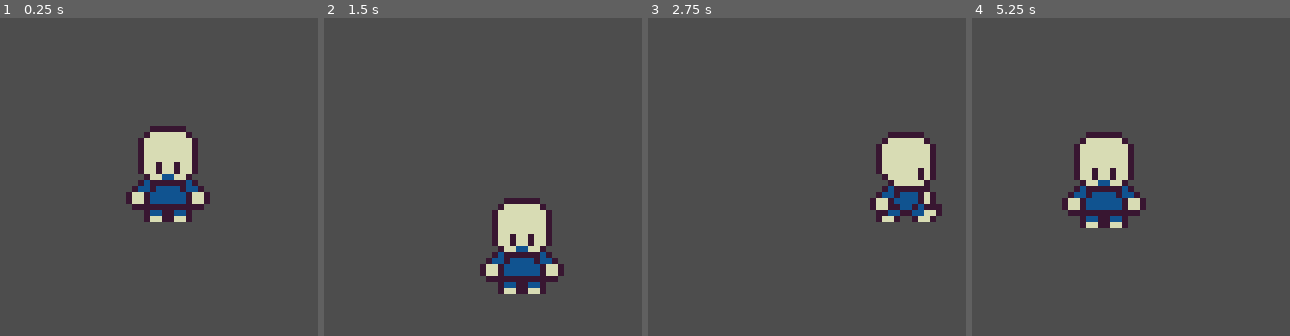
Above: before the commit, frames 1-4 (left to right).
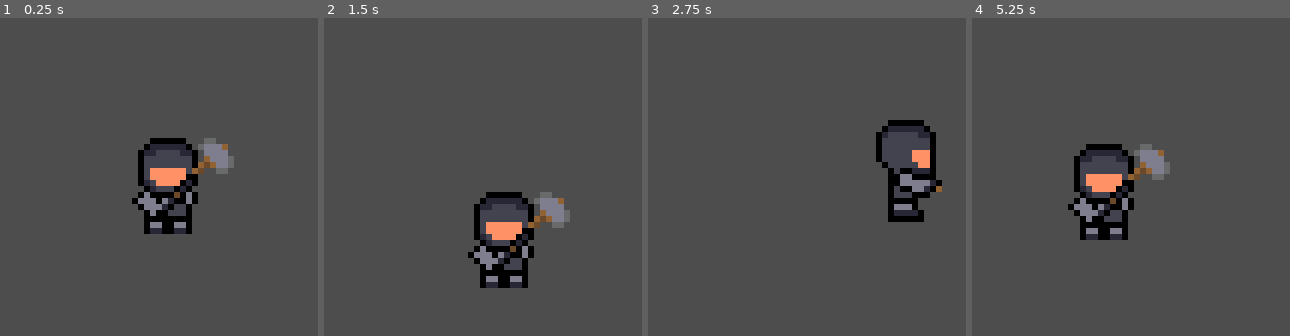
Above: after the commit, the same moments.

Repository: GrafikaKomputerowaProjekt/GrafikaKomputeorwaProjekt
Game: Godot game, scene res://stages/test_stage.tscn
The game is run twice, just before and just after one commit, with the same random seed, the same clock (stepped at 60 frames per second) and the same inputs.
Inputs:
- Up to frame 1 (0.25 s): no input
- Up to frame 2 (1.5 s): tap Enter (ui_accept) at 0.5, 0.77 s; hold Right (move_right) 0.53-1.28 s; tap E (interact) at 0.6 s; hold Down (move_down) from 1.28 s (still down); tap Shift (run) at 1.35 s
- Up to frame 3 (2.75 s): tap Enter (ui_accept) at 1.52 s; release Down (move_down) at 2.03 s; hold Right (move_right) from 2.03 s (still down); tap E (interact) at 2.1 s
- Up to frame 4 (5.25 s): release Right (move_right) at 2.78 s; hold Up (move_up) 2.78-3.53 s; tap Shift (run) at 2.85, 4.35 s; tap Enter (ui_accept) at 3.02, 3.77, 4.52, 5 s; hold Left (move_left) 3.53-5.03 s; tap E (interact) at 3.6, 5.1 s; hold Down (move_down) from 5.03 s (still down)

The runs differ from the first frame. In frame 1, 7.1% of the frame differs, in the area x 39-74%, y 33-68%; in frame 2, 7.4%, in the area x 45-78%, y 54-87%; in frame 3, 5.7%; in frame 4, 7.1%.
Error after the commit: Invalid call. Nonexistent function 'new_ray' in base 'Nil'. (res://raytracing_sandbox/sound_source.gd:32)

Commit message:
Update player.tscn

Diff:
--- a/game/entities/player.tscn
+++ b/game/entities/player.tscn
@@ -1,7 +1,6 @@
 [gd_scene format=3 uid="uid://dtin2trju1b3u"]
 
 [ext_resource type="Script" uid="uid://c0ovu44ldxfhp" path="res://entities/player.gd" id="1_b0kkn"]
-[ext_resource type="Texture2D" uid="uid://c8ymlot0ekdb" path="res://assets/16x16-character-8D-template.png" id="2_b0kkn"]
 [ext_resource type="AudioStream" uid="uid://be4v2ubelvp4y" path="res://assets/sfx/walk/walk-01.wav" id="2_oprnr"]
 [ext_resource type="AudioStream" uid="uid://dl0nd8hbo1na6" path="res://assets/sfx/walk/walk-02.wav" id="3_8rie4"]
 [ext_resource type="Script" uid="uid://4og7trh8vfa2" path="res://raytracing_sandbox/sound_source.gd" id="3_rfe5m"]
@@ -30,6 +29,10 @@
 [ext_resource type="AudioStream" uid="uid://b4cik28e1cvr2" path="res://assets/sfx/run/run-12.wav" id="24_yb7tu"]
 [ext_resource type="AudioStream" uid="uid://dn1lm4rx6kqyl" path="res://assets/sfx/run/run-13.wav" id="25_b338v"]
 [ext_resource type="AudioStream" uid="uid://dbxtlbwbwk3wg" path="res://assets/sfx/run/run-14.wav" id="26_i1mej"]
+[ext_resource type="Texture2D" uid="uid://biu4ijtr52b3n" path="res://assets/player/walk_front.png" id="27_rcwxb"]
+[ext_resource type="Texture2D" uid="uid://bpfwnx5ku1gax" path="res://assets/player/walk_left.png" id="28_d2i2q"]
+[ext_resource type="Texture2D" uid="uid://b4r7xk81k7w8x" path="res://assets/player/walk_right.png" id="29_mdqif"]
+[ext_resource type="Texture2D" uid="uid://dx13boqe5yxkq" path="res://assets/player/walk_back.png" id="30_egchw"]
 
 [sub_resource type="CapsuleShape2D" id="CapsuleShape2D_merdl"]
 radius = 1.0
@@ -49,22 +52,58 @@
 "update": 1,
 "values": [0]
 }
+tracks/1/type = "value"
+tracks/1/imported = false
+tracks/1/enabled = true
+tracks/1/path = NodePath("Sprite2D:texture")
+tracks/1/interp = 1
+tracks/1/loop_wrap = true
+tracks/1/keys = {
+"times": PackedFloat32Array(0),
+"transitions": PackedFloat32Array(1),
+"update": 1,
+"values": [ExtResource("27_rcwxb")]
+}
+tracks/2/type = "value"
+tracks/2/imported = false
+tracks/2/enabled = true
+tracks/2/path = NodePath("Sprite2D:position")
+tracks/2/interp = 1
+tracks/2/loop_wrap = true
+tracks/2/keys = {
+"times": PackedFloat32Array(0),
+"transitions": PackedFloat32Array(1),
+"update": 0,
+"values": [Vector2(3, -6)]
+}
 
 [sub_resource type="Animation" id="Animation_e4p34"]
 resource_name = "down"
-length = 0.8
-loop_mode = 1
-tracks/0/type = "value"
-tracks/0/imported = false
-tracks/0/enabled = true
-tracks/0/path = NodePath("Sprite2D:frame")
-tracks/0/interp = 1
-tracks/0/loop_wrap = true
-tracks/0/keys = {
-"times": PackedFloat32Array(0, 0.2, 0.4, 0.6),
-"transitions": PackedFloat32Array(1, 1, 1, 1),
-"update": 1,
-"values": [2, 4, 5, 6]
+loop_mode = 1
+step = 0.2
+tracks/0/type = "value"
+tracks/0/imported = false
+tracks/0/enabled = true
+tracks/0/path = NodePath("Sprite2D:frame")
+tracks/0/interp = 1
+tracks/0/loop_wrap = true
+tracks/0/keys = {
+"times": PackedFloat32Array(0, 0.25, 0.5, 0.75),
+"transitions": PackedFloat32Array(1, 1, 1, 1),
+"update": 1,
+"values": [0, 1, 2, 3]
+}
+tracks/1/type = "value"
+tracks/1/imported = false
+tracks/1/enabled = true
+tracks/1/path = NodePath("Sprite2D:texture")
+tracks/1/interp = 1
+tracks/1/loop_wrap = true
+tracks/1/keys = {
+"times": PackedFloat32Array(0),
+"transitions": PackedFloat32Array(1),
+"update": 1,
+"values": [ExtResource("27_rcwxb")]
 }
 
 [sub_resource type="Animation" id="Animation_rfe5m"]
@@ -111,61 +150,136 @@
 tracks/0/interp = 1
 tracks/0/loop_wrap = true
 tracks/0/keys = {
-"times": PackedFloat32Array(0, 1, 1.3666667, 2, 2.4),
-"transitions": PackedFloat32Array(1, 1, 1, 1, 1),
-"update": 1,
-"values": [0, 1, 0, 3, 0]
+"times": PackedFloat32Array(0, 1, 1.3666667, 2),
+"transitions": PackedFloat32Array(1, 1, 1, 1),
+"update": 1,
+"values": [0, 1, 0, 3]
 }
 
 [sub_resource type="Animation" id="Animation_qsoyl"]
 resource_name = "left"
 length = 0.8
 loop_mode = 1
-tracks/0/type = "value"
-tracks/0/imported = false
-tracks/0/enabled = true
-tracks/0/path = NodePath("Sprite2D:frame")
-tracks/0/interp = 1
-tracks/0/loop_wrap = true
-tracks/0/keys = {
-"times": PackedFloat32Array(0, 0.2, 0.4, 0.6),
-"transitions": PackedFloat32Array(1, 1, 1, 1),
-"update": 1,
-"values": [18, 20, 21, 22]
+step = 0.2
+tracks/0/type = "value"
+tracks/0/imported = false
+tracks/0/enabled = true
+tracks/0/path = NodePath("Sprite2D:frame")
+tracks/0/interp = 1
+tracks/0/loop_wrap = true
+tracks/0/keys = {
+"times": PackedFloat32Array(0, 0.2, 0.4, 0.6),
+"transitions": PackedFloat32Array(1, 1, 1, 1),
+"update": 1,
+"values": [0, 1, 2, 3]
+}
+tracks/1/type = "value"
+tracks/1/imported = false
+tracks/1/enabled = true
+tracks/1/path = NodePath("Sprite2D:position")
+tracks/1/interp = 1
+tracks/1/loop_wrap = true
+tracks/1/keys = {
+"times": PackedFloat32Array(0),
+"transitions": PackedFloat32Array(1),
+"update": 0,
+"values": [Vector2(3, -6)]
+}
+tracks/2/type = "value"
+tracks/2/imported = false
+tracks/2/enabled = true
+tracks/2/path = NodePath("Sprite2D:texture")
+tracks/2/interp = 1
+tracks/2/loop_wrap = true
+tracks/2/keys = {
+"times": PackedFloat32Array(0),
+"transitions": PackedFloat32Array(1),
+"update": 1,
+"values": [ExtResource("28_d2i2q")]
 }
 
 [sub_resource type="Animation" id="Animation_6nm46"]
 resource_name = "right"
-length = 0.8
-loop_mode = 1
-tracks/0/type = "value"
-tracks/0/imported = false
-tracks/0/enabled = true
-tracks/0/path = NodePath("Sprite2D:frame")
-tracks/0/interp = 1
-tracks/0/loop_wrap = true
-tracks/0/keys = {
-"times": PackedFloat32Array(0, 0.2, 0.4, 0.6),
-"transitions": PackedFloat32Array(1, 1, 1, 1),
-"update": 1,
-"values": [50, 52, 53, 54]
+length = 1.00002
+loop_mode = 1
+step = 0.2
+tracks/0/type = "value"
+tracks/0/imported = false
+tracks/0/enabled = true
+tracks/0/path = NodePath("Sprite2D:frame")
+tracks/0/interp = 1
+tracks/0/loop_wrap = true
+tracks/0/keys = {
+"times": PackedFloat32Array(0, 0.25, 0.5, 0.75),
+"transitions": PackedFloat32Array(1, 1, 1, 1),
+"update": 1,
+"values": [0, 1, 2, 3]
+}
+tracks/1/type = "value"
+tracks/1/imported = false
+tracks/1/enabled = true
+tracks/1/path = NodePath("Sprite2D:texture")
+tracks/1/interp = 1
+tracks/1/loop_wrap = true
+tracks/1/keys = {
+"times": PackedFloat32Array(0),
+"transitions": PackedFloat32Array(1),
+"update": 1,
+"values": [ExtResource("29_mdqif")]
+}
+tracks/2/type = "value"
+tracks/2/imported = false
+tracks/2/enabled = true
+tracks/2/path = NodePath("Sprite2D:position")
+tracks/2/interp = 1
+tracks/2/loop_wrap = true
+tracks/2/keys = {
+"times": PackedFloat32Array(0),
+"transitions": PackedFloat32Array(1),
+"update": 0,
+"values": [Vector2(0, -9)]
 }
 
 [sub_resource type="Animation" id="Animation_i623q"]
 resource_name = "up"
 length = 0.8
 loop_mode = 1
-tracks/0/type = "value"
-tracks/0/imported = false
-tracks/0/enabled = true
-tracks/0/path = NodePath("Sprite2D:frame")
-tracks/0/interp = 1
-tracks/0/loop_wrap = true
-tracks/0/keys = {
-"times": PackedFloat32Array(0, 0.2, 0.4, 0.6),
-"transitions": PackedFloat32Array(1, 1, 1, 1),
-"update": 1,
-"values": [34, 36, 37, 38]
+step = 0.2
+tracks/0/type = "value"
+tracks/0/imported = false
+tracks/0/enabled = true
+tracks/0/path = NodePath("Sprite2D:frame")
+tracks/0/interp = 1
+tracks/0/loop_wrap = true
+tracks/0/keys = {
+"times": PackedFloat32Array(0, 0.25, 0.5, 0.75),
+"transitions": PackedFloat32Array(1, 1, 1, 1),
+"update": 1,
+"values": [0, 1, 2, 3]
+}
+tracks/1/type = "value"
+tracks/1/imported = false
+tracks/1/enabled = true
+tracks/1/path = NodePath("Sprite2D:texture")
+tracks/1/interp = 1
+tracks/1/loop_wrap = true
+tracks/1/keys = {
+"times": PackedFloat32Array(0),
+"transitions": PackedFloat32Array(1),
+"update": 1,
+"values": [ExtResource("30_egchw")]
+}
+tracks/2/type = "value"
+tracks/2/imported = false
+tracks/2/enabled = true
+tracks/2/path = NodePath("Sprite2D:position")
+tracks/2/interp = 1
+tracks/2/loop_wrap = true
+tracks/2/keys = {
+"times": PackedFloat32Array(0),
+"transitions": PackedFloat32Array(1),
+"update": 0,
+"values": [Vector2(1, -6)]
 }
 
 [sub_resource type="Animation" id="Animation_ef06p"]
@@ -235,10 +349,9 @@
 
 [node name="Sprite2D" type="Sprite2D" parent="." unique_id=519762845]
 y_sort_enabled = true
-position = Vector2(0, -8)
-texture = ExtResource("2_b0kkn")
-hframes = 8
-vframes = 16
+position = Vector2(3, -6)
+texture = ExtResource("27_rcwxb")
+hframes = 4
 
 [node name="AnimationPlayer" type="AnimationPlayer" parent="." unique_id=1475567639]
 libraries/ = SubResource("AnimationLibrary_x08pd")
@@ -259,7 +372,7 @@
 script = ExtResource("4_qly61")
 
 [node name="CollisionShape2D" type="CollisionShape2D" parent="SoundListener" unique_id=1523963416]
-position = Vector2(0, -7)
+position = Vector2(0, -8)
 shape = SubResource("CircleShape2D_rfe5m")
 
 [node name="Camera2D" type="Camera2D" parent="." unique_id=476592762]
